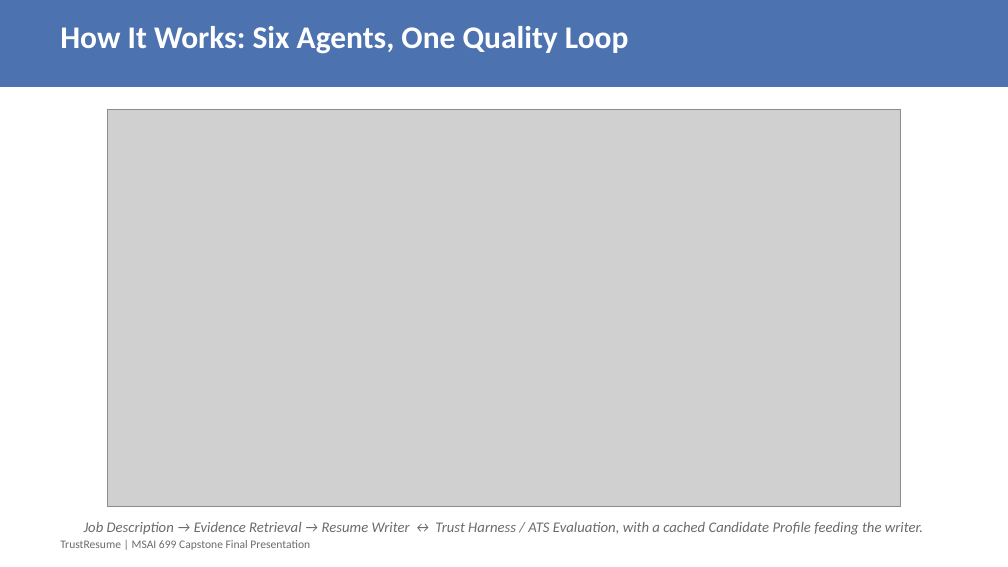
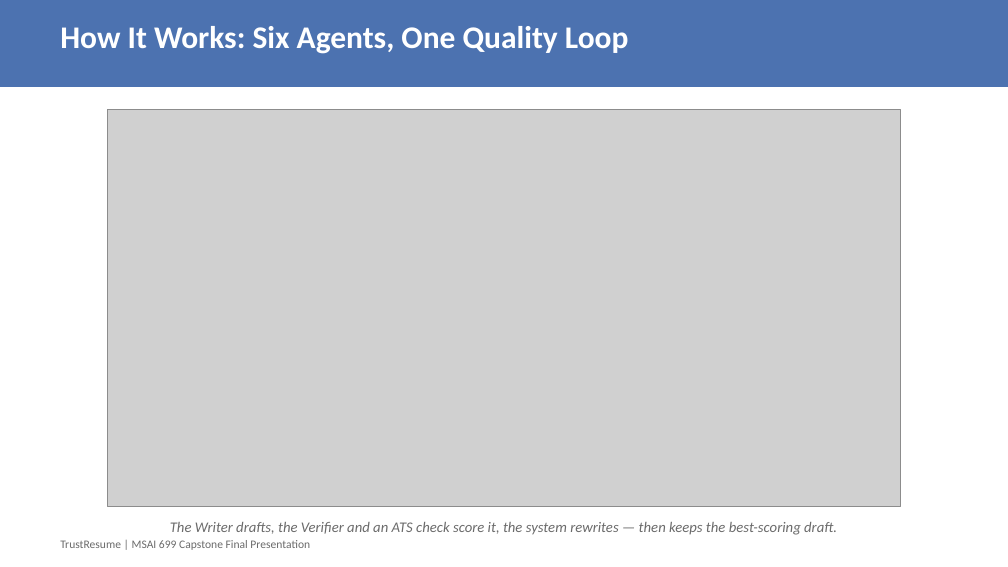
Before and after one commit to pxu/trustresume_langchain, a slide deck: slide 4 of docs/weekly-submissions/Week7_Final_Presentation.pptx. Drawn at 1008x567 pixels with LibreOffice and Linux fonts; fonts in the diff are those of the drawing; grey boxes stand for pictures. Boxes give left, top, right and bottom in pixels: in the first picture for what was removed or moved away, otherwise in the second. Text is boxed around its words. In the diff, an @@ line names an element or a change of style, - is before the commit and + after.

```diff
--- a/docs/weekly-submissions/Week7_Final_Presentation.pptx
+++ b/docs/weekly-submissions/Week7_Final_Presentation.pptx
@@ text at (170,522,837,535): text changed @@
-Job Description → Evidence Retrieval → Resume Writer ↔ Trust Harness / ATS Evaluation, with a cached Candidate Profile feeding the writer.
+The Writer drafts, the Verifier and an ATS check score it, the system rewrites — then keeps the best-scoring draft.
```
Also in this commit, not shown: 8 other slides changed, 3 slides removed, 1 other file.
